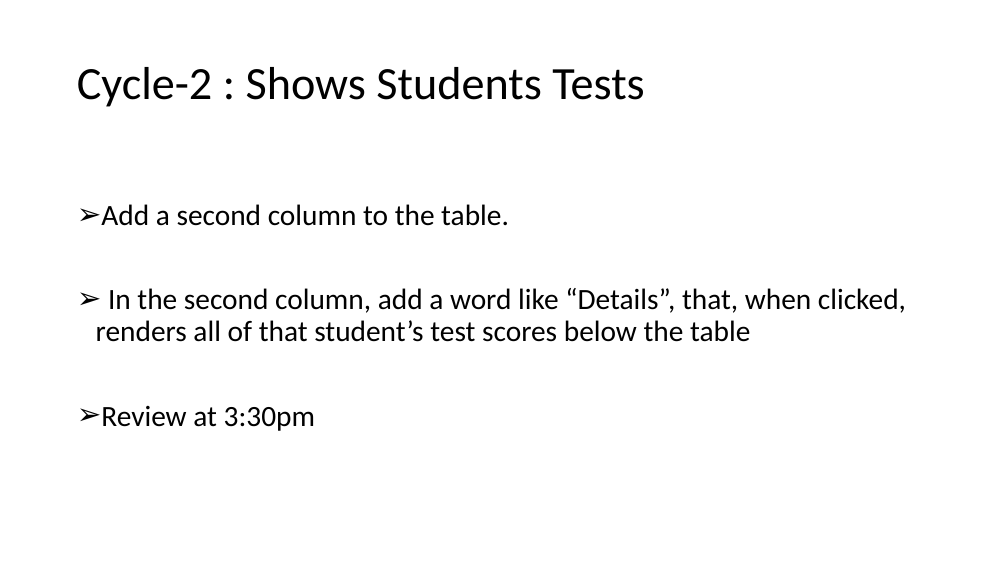
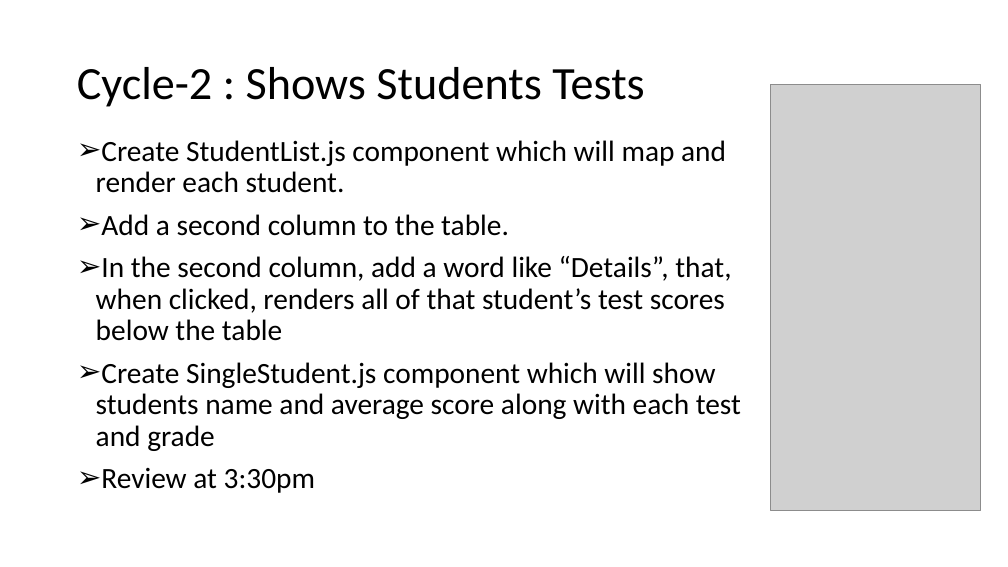
Before and after one commit to FullstackAcademy/Study-Saturday-React, a slide deck: slide 4 of Study Staurday - w3.pptx. Drawn at 1008x567 pixels with LibreOffice and Linux fonts; fonts in the diff are those of the drawing; grey boxes stand for pictures. Boxes give left, top, right and bottom in pixels: in the first picture for what was removed or moved away, otherwise in the second. Text is boxed around its words. In the diff, an @@ line names an element or a change of style, - is before the commit and + after.

Commit message:
updated ppt

```diff
--- a/Study Staurday - w3.pptx
+++ b/Study Staurday - w3.pptx
@@ picture added at box(771, 85, 982, 511) @@
@@ text "Create StudentList.js component which will ...": place and size @@
-text "Create StudentList.js component which will ..." at box(96, 204, 906, 431)
+text "Create StudentList.js component which will ..." at box(96, 140, 741, 493)
@@ text at box(96, 140, 726, 193): paragraph added @@
+➢ Create StudentList.js component which will map and render each student.
@@ text at box(96, 362, 741, 451): paragraph added @@
+➢ Create SingleStudent.js component which will show students name and average score along with each test and grade
```
Also in this commit, not shown: 1 other slide changed.
